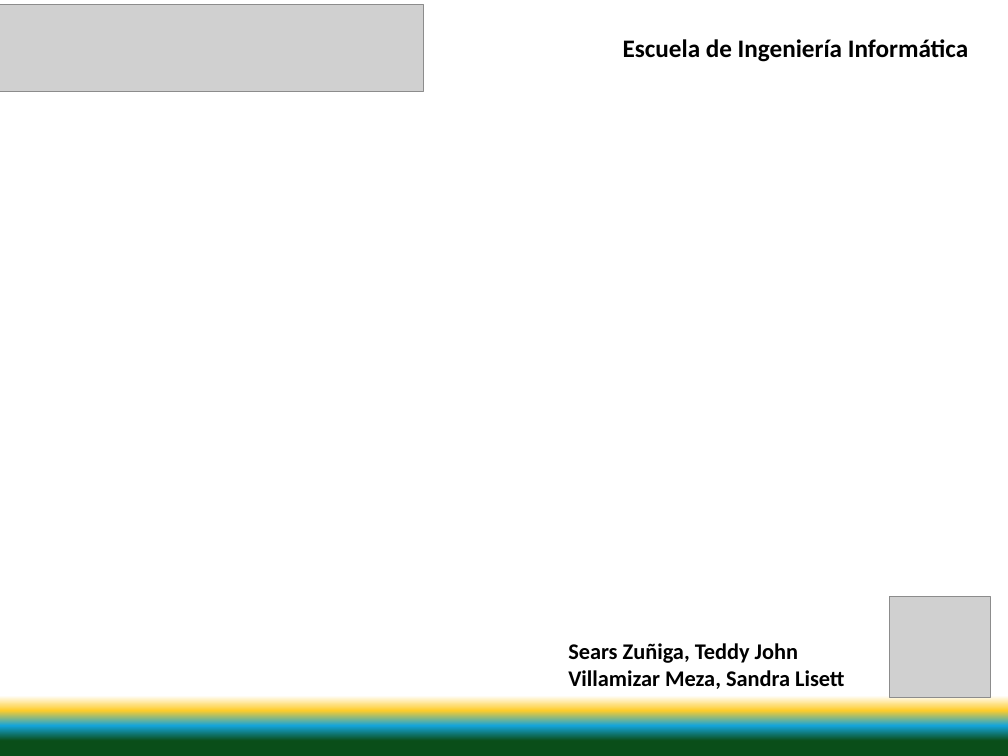
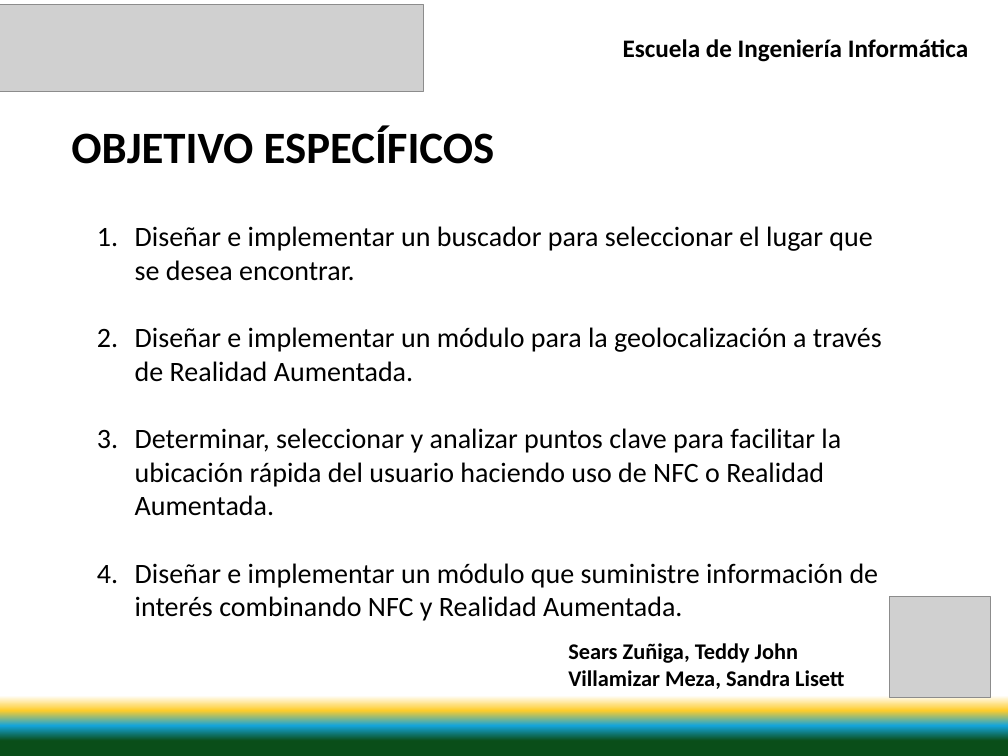
Before and after one commit to svillami/SanTed, a slide deck: slide 5 of Documentacion/Presentacion/Presentacion V1.0.pptx. Drawn at 1008x756 pixels with LibreOffice and Linux fonts; fonts in the diff are those of the drawing; grey boxes stand for pictures. Boxes give left, top, right and bottom in pixels: in the first picture for what was removed or moved away, otherwise in the second. Text is boxed around its words. In the diff, an @@ line names an element or a change of style, - is before the commit and + after.

Commit message:
Objetivos
Se agregan los objetivos específicos a la presentación

```diff
--- a/Documentacion/Presentacion/Presentacion V1.0.pptx
+++ b/Documentacion/Presentacion/Presentacion V1.0.pptx
@@ text added at [71, 126, 495, 164], 32 pt, text #000000, bold @@
+OBJETIVO ESPECÍFICOS
@@ text added at [135, 226, 882, 621], 20 pt, text #000000 @@
+1. Diseñar e implementar un buscador para seleccionar el lugar que se desea encontrar.
+2. Diseñar e implementar un módulo para la geolocalización a través de Realidad Aumentada.
+3. Determinar, seleccionar y analizar puntos clave para facilitar la ubicación rápida del usuario haciendo uso de NFC o Realidad Aumentada.
+4. Diseñar e implementar un módulo que suministre información de interés combinando NFC y Realidad Aumentada.
```
Also in this commit, not shown: 1 other slide changed, 2 other files.
